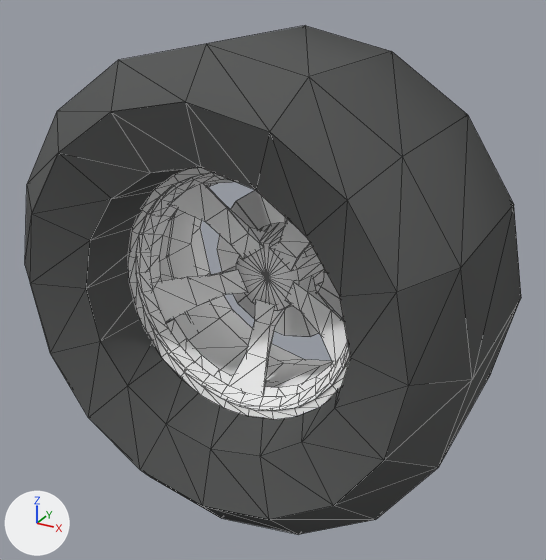
The Blender file files/blender/whell.blend as it was, and as the next commit left it.
Camera for both pictures: a camera (50 mm lens) standing at (2.94, -5.14, 2.6) and looking at (0.09, 0.04, 0.0). Arrows for +X, +Y and +Z are at lower left; the lights stay in place. Mesh edges are drawn as thin lines.

Names of what the first picture shows: 'Mesh__Orphans'.
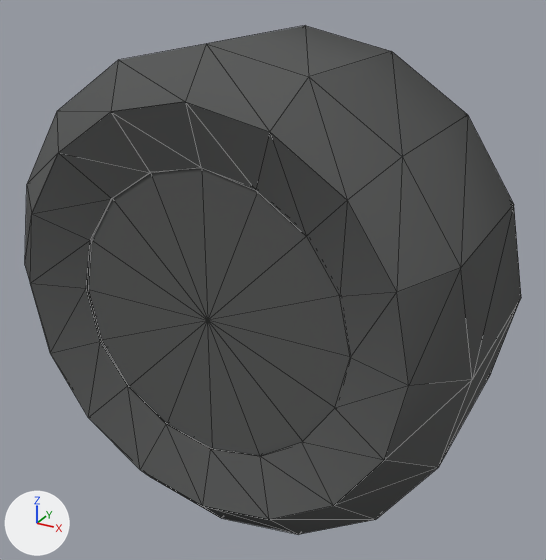
Boxes (x1, y1, x2, y2) around the edits, measured in the pictures (546 x 560 px):
part 1 of me_mesh__orphans, added
    after: (88, 167, 350, 456)
part 2 of me_mesh__orphans, deleted
    before: (217, 190, 343, 336)
part 3 of me_mesh__orphans, deleted
    before: (291, 251, 306, 270)
part 4 of me_mesh__orphans, deleted
    before: (270, 219, 310, 271)
part 5 of me_mesh__orphans, deleted
    before: (210, 266, 238, 275)
part 6 of me_mesh__orphans, cut back
    before: (30, 102, 409, 520)

What changed in the scene script:
```text
Change me_mesh__orphans:
    used by ob_mesh__orphans; location = (0.0, 0.0, 0.0)
    remove me_mesh__orphans.from_pydata(...)  # 677 vertices, 699 faces; spans x -2.01..2.01, y -1.01..0.99, z -2.01..2.01
    add me_mesh__orphans.from_pydata(...)  # 305 vertices, 208 faces, 53 loose edges; spans x -2.01..2.01, y -1.01..0.99, z -2.01..2.01
    me_mesh__orphans part 1: a new loose piece, a 16-sided cylinder along y spanning x -1.18..1.19, y -0.85..0.82, z -1.19..1.18, in mat_orphans (dark grey #5d5e5d)
    me_mesh__orphans part 2: the loose piece of 17 vertices spanning x -0.72..0.73, y 0.42, z -0.72..0.72 is deleted
    me_mesh__orphans part 3: the loose piece of 8 vertices spanning x 0.24..0.74, y -0.3..0.32, z 0.11..0.7 is deleted
    me_mesh__orphans part 4: the loose piece of 8 vertices spanning x 0.03..0.74, y -0.3..0.08, z 0.11..0.89 is deleted
    me_mesh__orphans part 5: the loose piece of 8 vertices spanning x -0.99..-0.28, y -0.31..0.32, z -0.22..0.01 is deleted
    me_mesh__orphans part 6: 361 vertices removed from x -1.19..1.19, y -0.86..0.84, z -1.19..1.19; 4 vertices added at x 0.22..1.17, y -0.38..0.09, z -0.57..0.02
    remove me_mesh__orphans.materials.append(mat_orphans_002)  # white #fbfbfb
```
